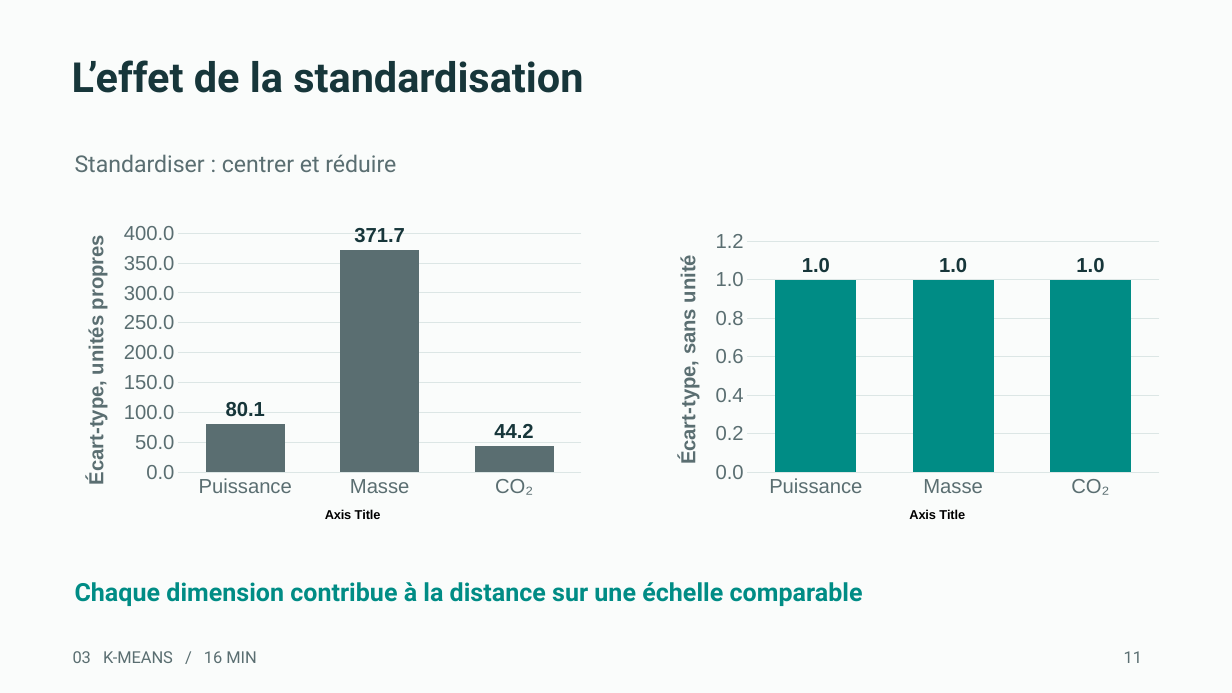
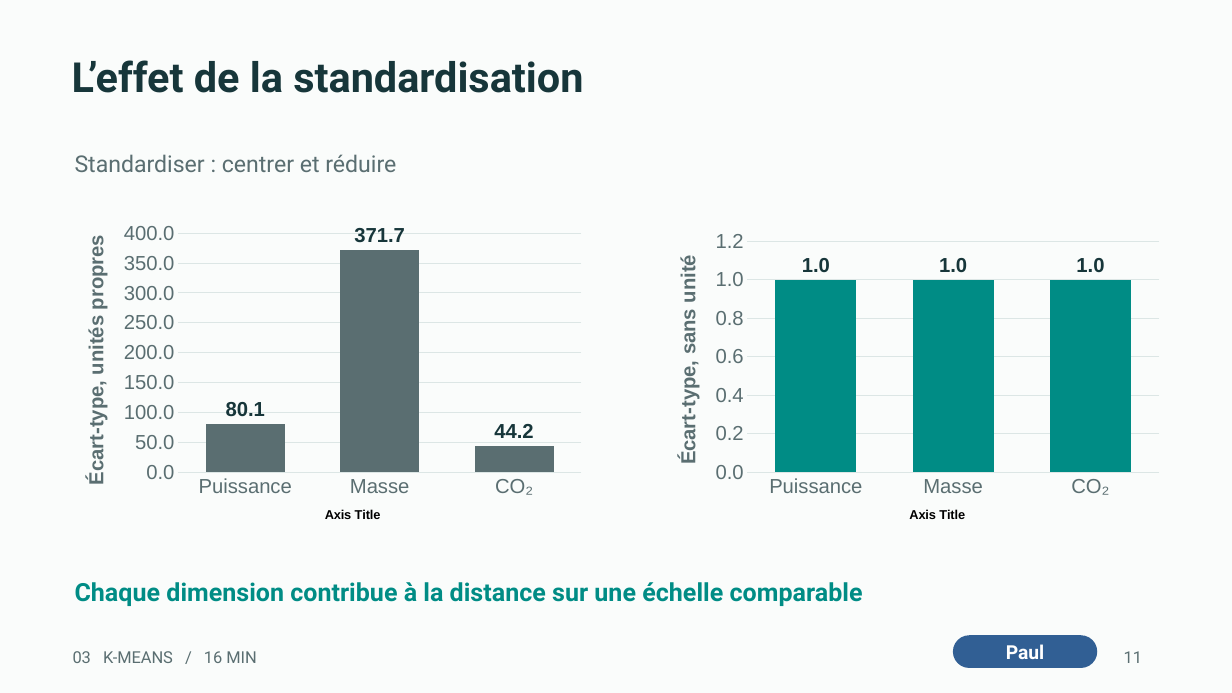
Before and after one commit to MachineLearning-NCJP/Atelier-01, a slide deck: slide 11 of presentation/output/evaluation_ds_ml_vehicules.pptx. Drawn at 1232x693 pixels with LibreOffice and Linux fonts; fonts in the diff are those of the drawing. Boxes give left, top, right and bottom in pixels: in the first picture for what was removed or moved away, otherwise in the second. Text is boxed around its words. In the diff, an @@ line names an element or a change of style, - is before the commit and + after.

```diff
--- a/presentation/output/evaluation_ds_ml_vehicules.pptx
+++ b/presentation/output/evaluation_ds_ml_vehicules.pptx
@@ rounded rectangle added at <box>953,636,1097,668</box>, fill #315F94, 15 pt, text #FFFFFF, bold @@
+Paul
```
Also in this commit, not shown: 22 other slides changed, 1 other file.
